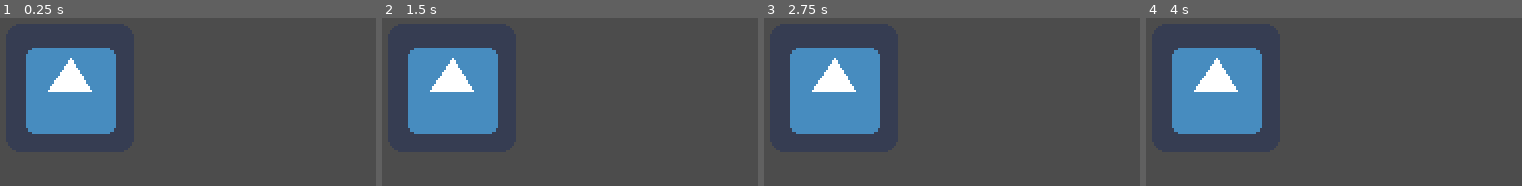
Above: before the commit, frames 1-4 (left to right).
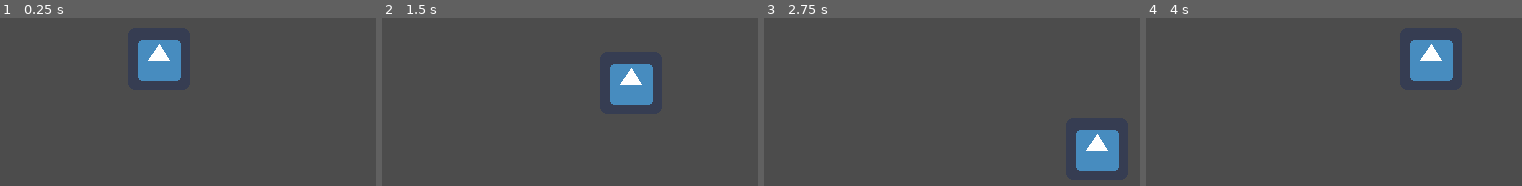
Above: after the commit, the same moments.

Repository: DemonicBenefactor/Winter
Game: Godot game, scene res://World.tscn
Same seed, same stepped clock (60 frames per second), same inputs: the game is played once before the commit and once after it. The engine's default icon, where the game draws it, is replaced by a stand-in: a white triangle on a blue panel in a dark square.
Inputs:
- Up to frame 1 (0.25 s): no input
- Up to frame 2 (1.5 s): tap Enter at 0.5 s; hold Right (ui_right) 0.53-1.28 s; hold Down (ui_down) from 1.28 s (still down)
- Up to frame 3 (2.75 s): release Down (ui_down) at 2.03 s; hold Right (ui_right) from 2.03 s (still down)
- Up to frame 4 (4 s): release Right (ui_right) at 2.78 s; hold Up (ui_up) 2.78-3.53 s; hold Left (ui_left) from 3.53 s (still down)

The runs differ from the first frame. In frame 1, 15% of the frame differs, in the area x 6-49%, y 13-70%; in frame 2, 15%; in frame 3, 15%; in frame 4, 15%.

Commit message:
modified:   World.tscn 	new file:   source/Player.gd

Diff:
--- a/World.tscn
+++ b/World.tscn
@@ -1,9 +1,17 @@
-[gd_scene load_steps=2 format=2]
+[gd_scene load_steps=3 format=2]
 
 [ext_resource path="res://images/icon.png" type="Texture" id=1]
+[ext_resource path="res://source/Player.gd" type="Script" id=2]
 
 [node name="World" type="Node2D"]
 
-[node name="icon" type="Sprite" parent="."]
-position = Vector2( 111.732, 106.914 )
+[node name="Player" type="KinematicBody2D" parent="."]
+position = Vector2( 156, 92.5 )
+script = ExtResource( 2 )
+__meta__ = {
+"_edit_group_": true
+}
+
+[node name="Sprite" type="Sprite" parent="Player"]
+scale = Vector2( 0.484375, 0.484375 )
 texture = ExtResource( 1 )
--- /dev/null
+++ b/source/Player.gd
@@ -0,0 +1,19 @@
+extends KinematicBody2D
+
+var velocity = Vector2.ZERO
+var inputVector = Vector2.ZERO
+var speed = 4
+
+func _ready():
+	print("hello world!")
+
+func _physics_process(delta):
+	inputVector.y = Input.get_action_strength("ui_down") - Input.get_action_strength("ui_up")
+	inputVector.x = Input.get_action_strength("ui_right") - Input.get_action_strength("ui_left")
+
+	if inputVector != Vector2.ZERO:
+		velocity = inputVector
+	else:
+		velocity = Vector2.ZERO
+
+	move_and_collide(velocity)
